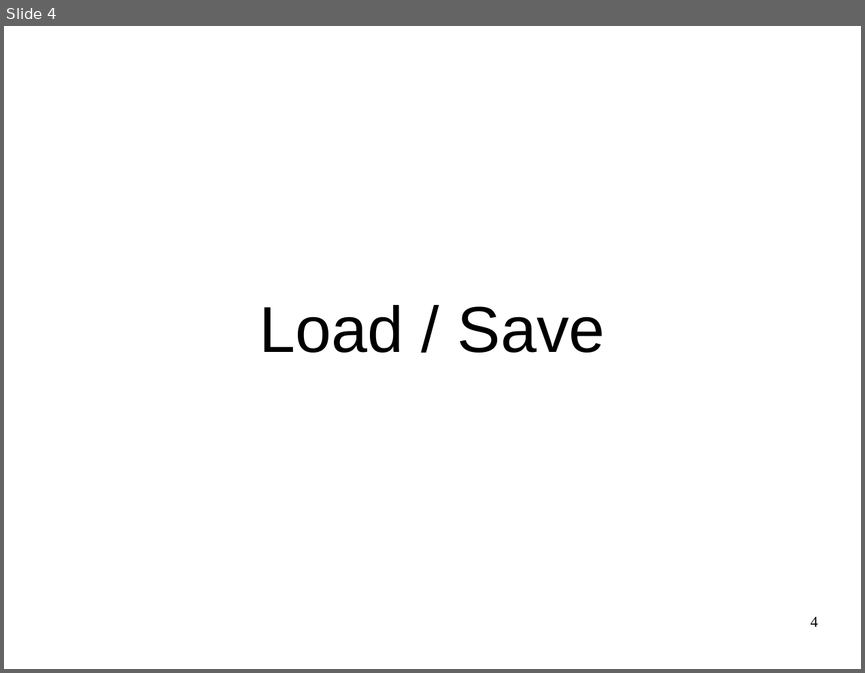
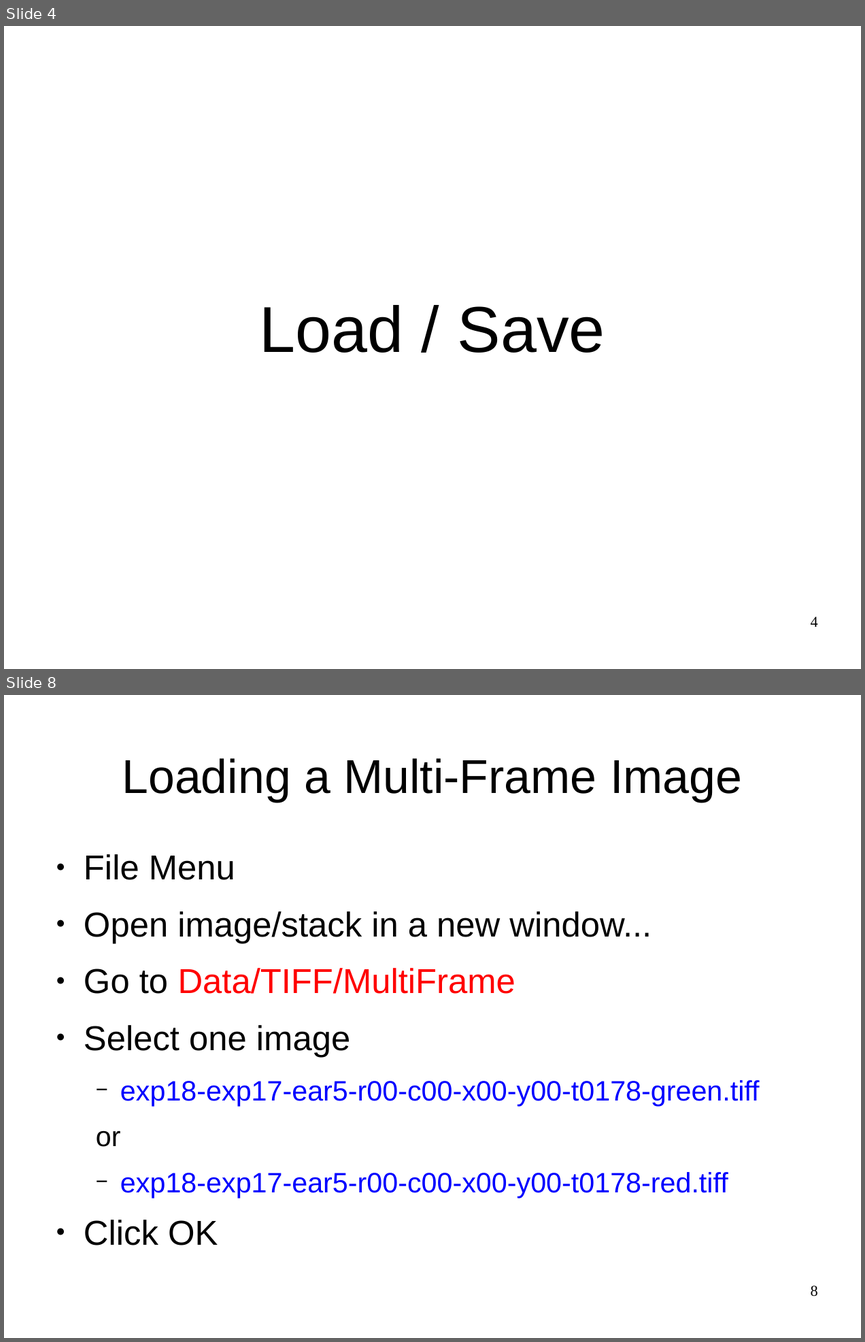
Before and after one commit to luisibanez/MicroscopyTutorial, a slide deck: Documents/MicroscopyImageAnalysis-V3D-LoadSave.odp. Shown one above the other, each under a label of ours: slide 4 before the commit, slides 4 and 8 after it; the slides between them are not shown. The pictures are 865x673 and 865x1342 pixels, drawn with LibreOffice and Linux fonts; fonts in the diff are those of the drawing. Boxes give left, top, right and bottom in pixels: in the first picture for what was removed or moved away, otherwise in the second. Text is boxed around its words. In the diff, an @@ line names an element or a change of style, - is before the commit and + after.

Commit message:
Completed this presentation.
Included examples of how to load and save data using v3d menues,
as well as how to read and write data using ITK plugins.

```diff
--- a/Documents/MicroscopyImageAnalysis-V3D-LoadSave.odp
+++ b/Documents/MicroscopyImageAnalysis-V3D-LoadSave.odp
@@ slide 8 added at (x1=4, y1=695, x2=861, y2=1338), background #FFFFFF @@
@@ title added at (x1=122, y1=758, x2=742, y2=802), 44 pt, text #000000 @@
+Loading a Multi-Frame Image
@@ text added at (x1=84, y1=854, x2=759, y2=1245), 26 pt, text #0000FF @@
+● File Menu
+● Open image/stack in a new window...
+● Go to Data/TIFF/MultiFrame
+● Select one image
+  − exp18-exp17-ear5-r00-c00-x00-y00-t0178-green.tiff
+  or
+  − exp18-exp17-ear5-r00-c00-x00-y00-t0178-red.tiff
+● Click OK
@@ page number added at (x1=810, y1=1285, x2=818, y2=1296), 14 pt, text #000000 @@
+8
```
Also in this commit, not shown: 1 slide changed, 13 other slides added, 2 slides removed.
